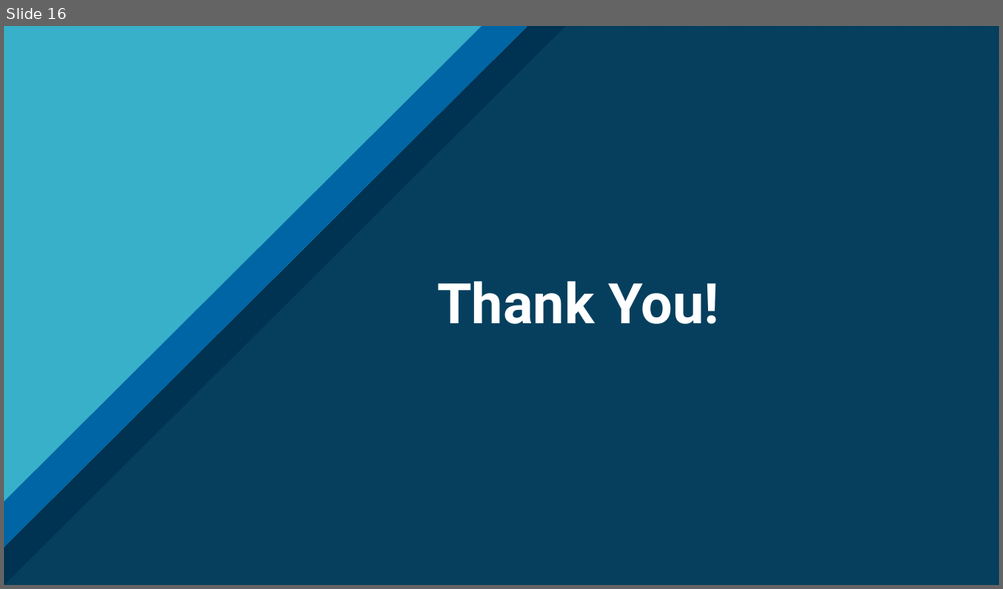
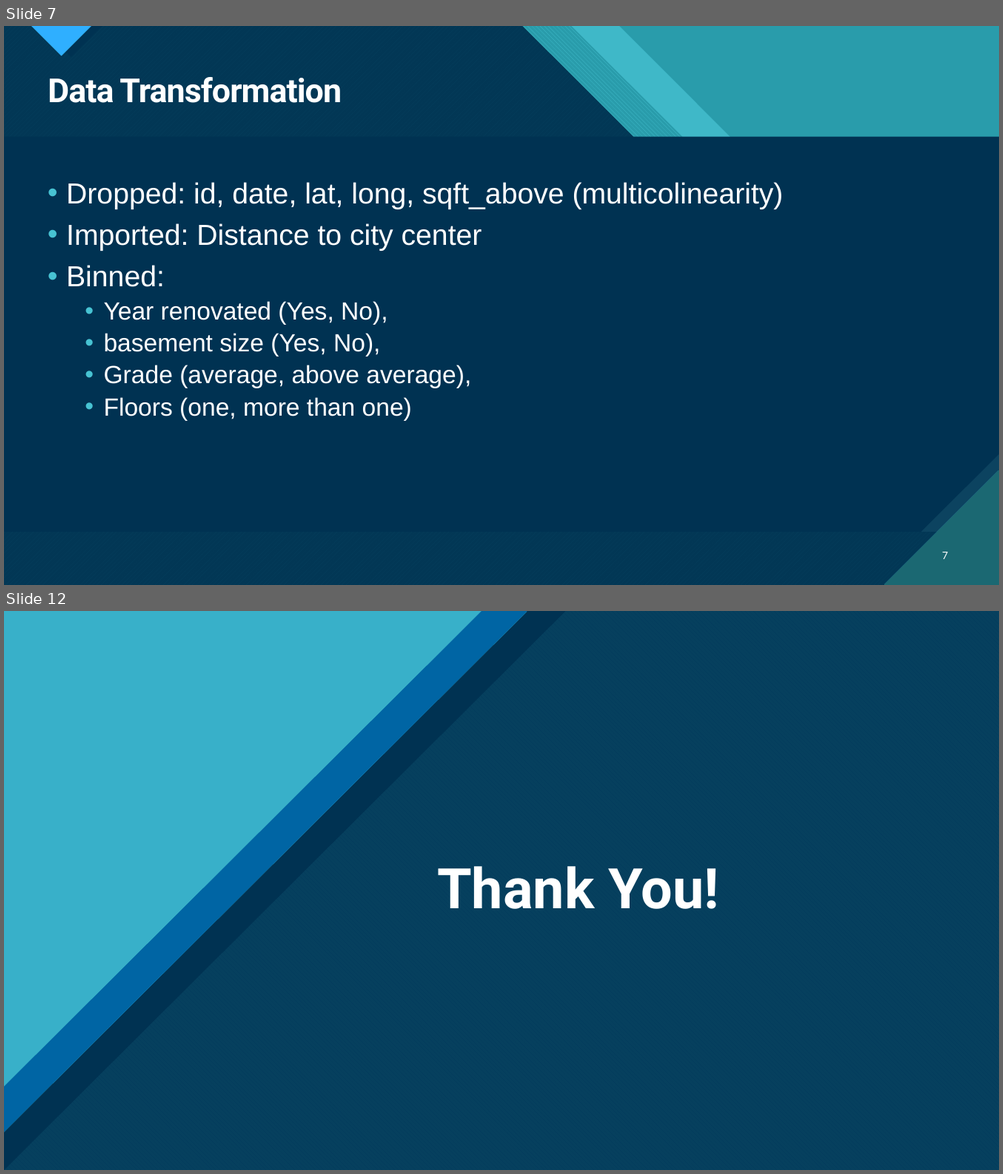
Before and after one commit to CrisQueCris/Houseprices, a slide deck: Final PresentationKC.pptx. Shown one above the other, each under a label of ours: slide 16 before the commit, slides 7 and 12 after it; the slides between them are not shown. The pictures are 1003x589 and 1003x1174 pixels, drawn with LibreOffice and Linux fonts; fonts in the diff are those of the drawing. Boxes give left, top, right and bottom in pixels: in the first picture for what was removed or moved away, otherwise in the second. Text is boxed around its words. In the diff, an @@ line names an element or a change of style, - is before the commit and + after.

```diff
--- a/Final PresentationKC.pptx
+++ b/Final PresentationKC.pptx
@@ slide 7 added at box(4, 26, 999, 585), background #47C3D3; not listed: 13 template elements that a slide beside it also shows @@
@@ rectangle added at box(4, 26, 999, 585), fill #299CAB @@
@@ rectangle added at box(4, 26, 999, 585), fill #299CAB @@
@@ freeform shape added at box(4, 26, 999, 585), fill #47C3D3 at 74% opacity @@
@@ freeform shape added at box(4, 26, 999, 585), fill pattern #47C3D3 on #1B6872 @@
@@ freeform shape added at box(4, 26, 999, 585), fill #003352 at 90% opacity @@
@@ title added at box(48, 77, 341, 103), 32 pt, text #FFFFFF, bold @@
+Data Transformation
@@ text added at box(66, 182, 783, 421), 24 pt, text #FFFFFF @@
+• Dropped: id, date, lat, long, sqft_above (multicolinearity)
+• Imported: Distance to city center
+• Binned:
+  • Year renovated (Yes, No),
+  • basement size (Yes, No),
+  • Grade (average, above average),
+  • Floors (one, more than one)
@@ page number added at box(942, 552, 948, 560), 10 pt, text #FFFFFF @@
+7
@@ what was slide 16 is now slide 12 @@
```
Also in this commit, not shown: 1 slide changed, 4 other slides added, 7 slides removed, 19 other files.
